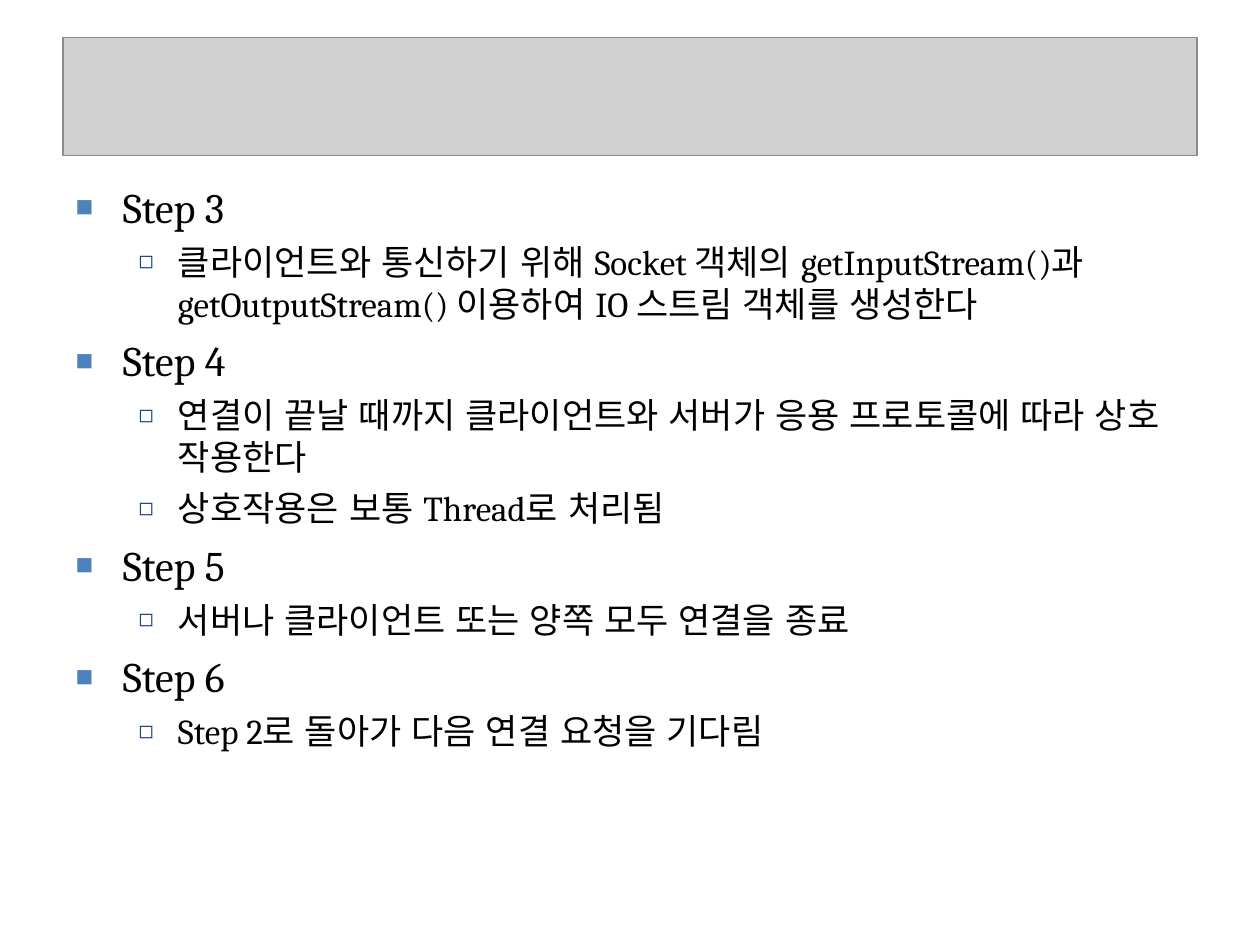
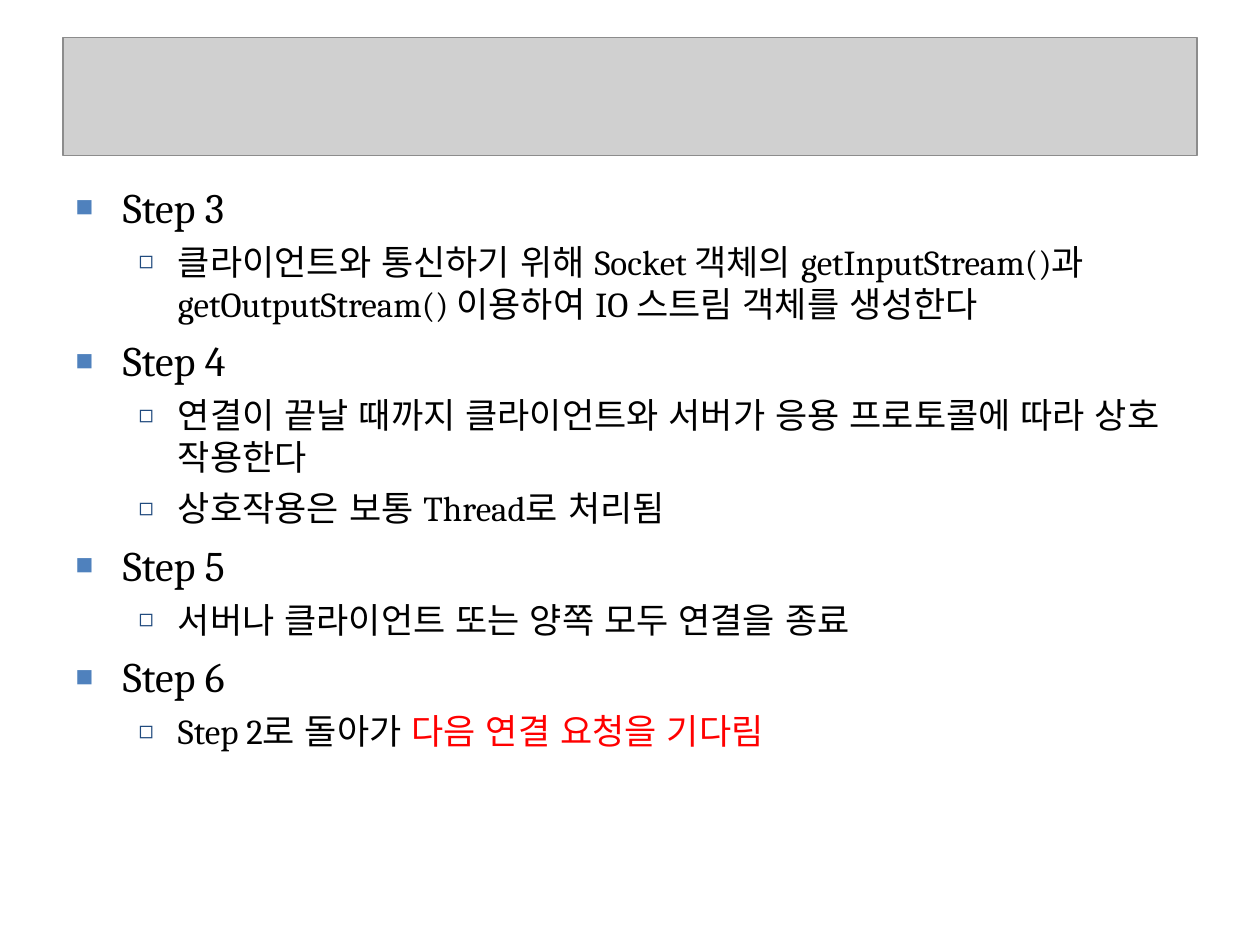
Before and after one commit to seleuchel/javaNetwork, a slide deck: slide 5 of ppt/321_chap09ServerSocket.ppt. Drawn at 1260x945 pixels with LibreOffice and Linux fonts; fonts in the diff are those of the drawing; grey boxes stand for pictures; background and template pictures are left out. Boxes give left, top, right and bottom in pixels: in the first picture for what was removed or moved away, otherwise in the second. Text is boxed around its words. In the diff, an @@ line names an element or a change of style, - is before the commit and + after.

```diff
--- a/ppt/321_chap09ServerSocket.ppt
+++ b/ppt/321_chap09ServerSocket.ppt
@@ text at [178, 715, 764, 752]: text colour #000000 to #FF0000 in "다음 연결 요청을 기다림" @@
```
Also in this commit, not shown: 7 other slides changed, 4 other files.
